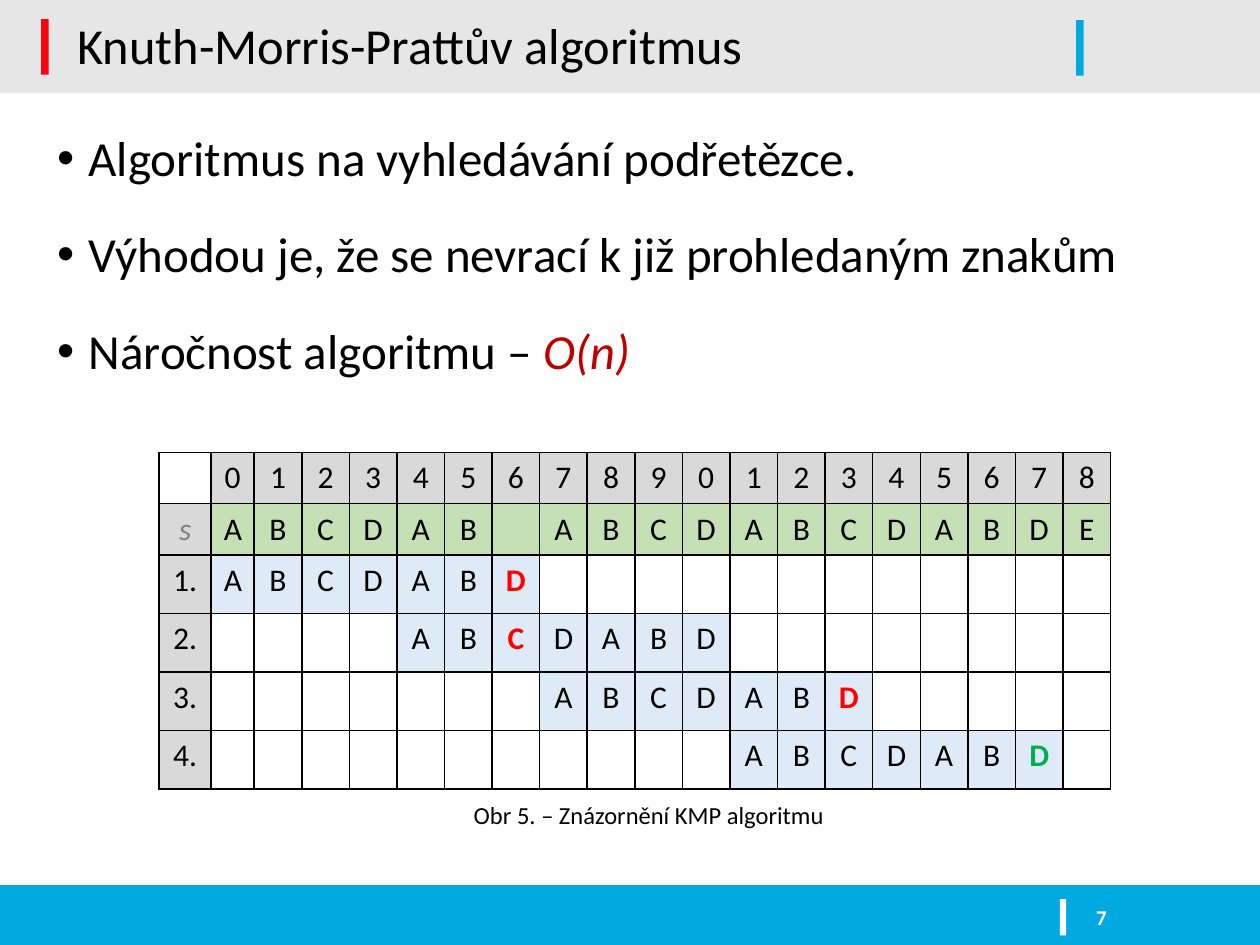
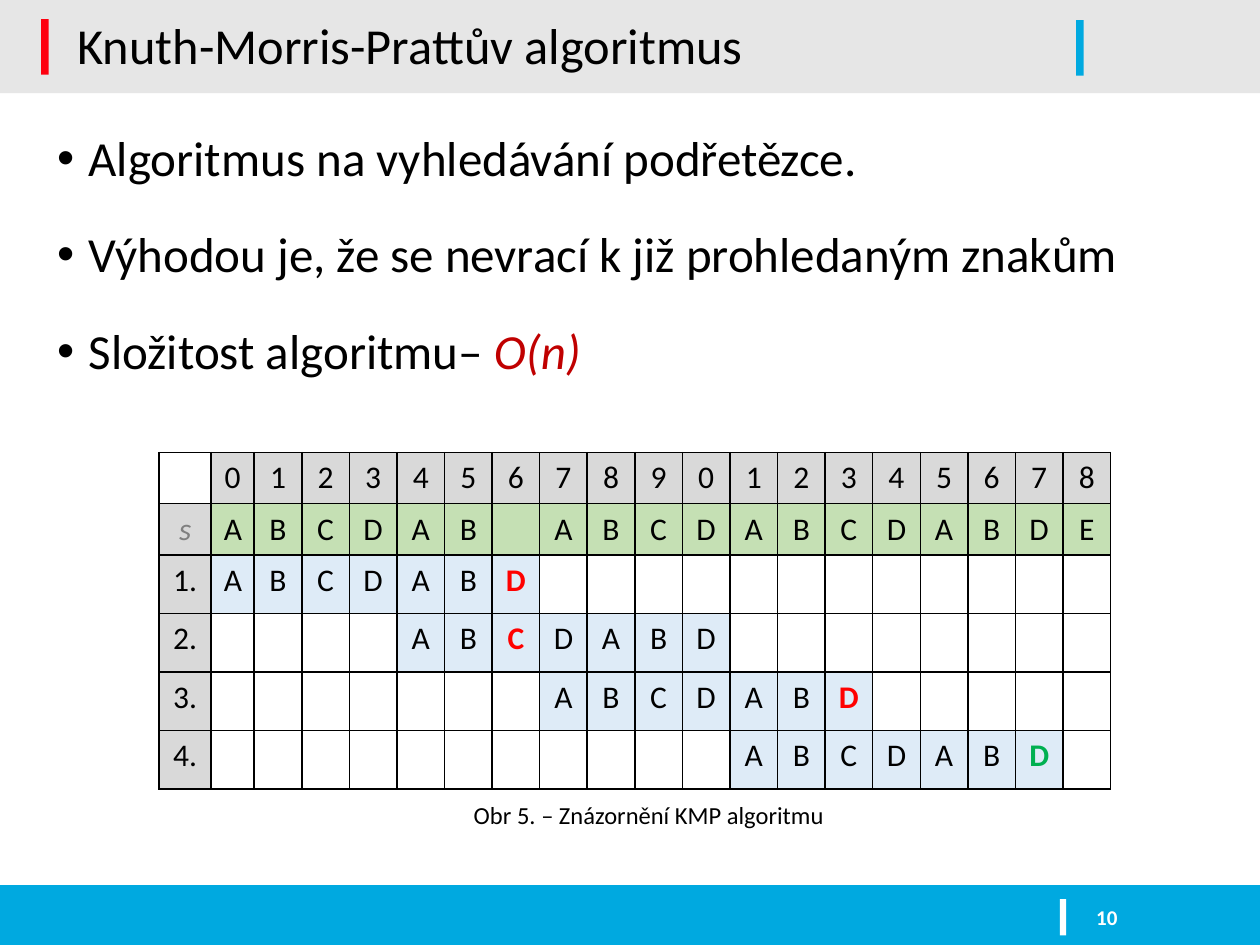
Before and after one commit to kysel/IFJ16, a slide deck: slide 10 of docs/prezentace.pptx (slide 7 before the commit). Drawn at 1260x945 pixels with LibreOffice and Linux fonts; fonts in the diff are those of the drawing; background and template pictures are left out. Boxes give left, top, right and bottom in pixels: in the first picture for what was removed or moved away, otherwise in the second. Text is boxed around its words. In the diff, an @@ line names an element or a change of style, - is before the commit and + after.

```diff
--- a/docs/prezentace.pptx
+++ b/docs/prezentace.pptx
@@ text at [89, 333, 581, 378]: text changed @@
-• Náročnost algoritmu – O(n)
+• Složitost algoritmu– O(n)
@@ page number at [1096, 911, 1117, 925]: text changed @@
-7
+10
```
Also in this commit, not shown: 9 other slides changed, 4 slides added.
